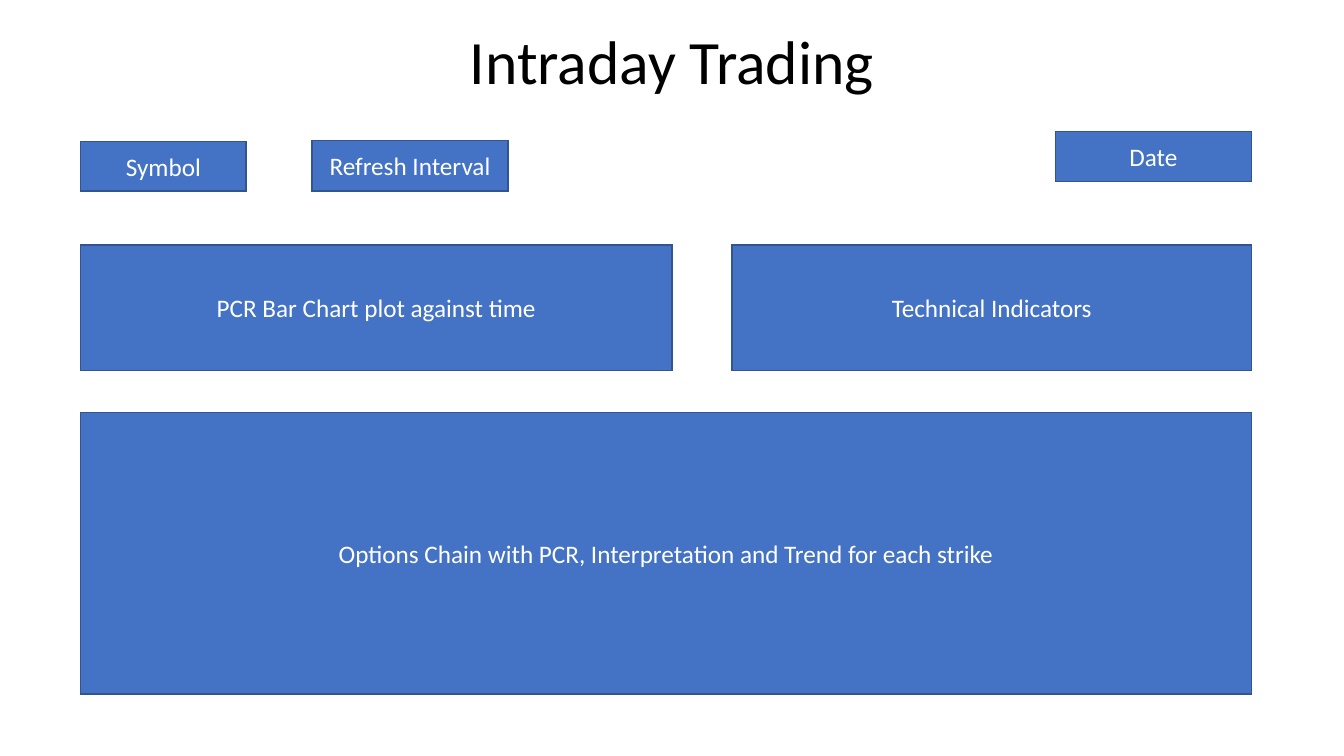
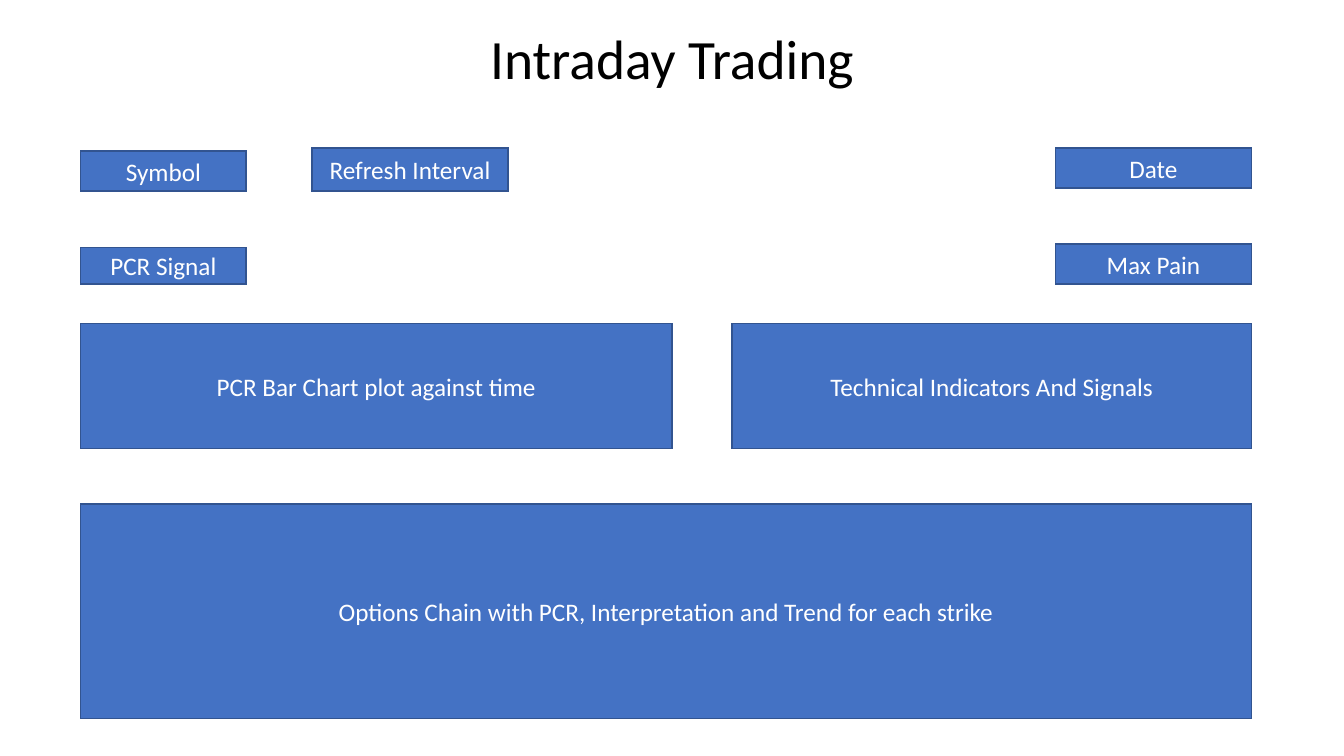
Before and after one commit to sunny88mittal/sunny, a slide deck: slide 2 of Analyst/dcouments/UI for stock trading.pptx. Drawn at 1344x756 pixels with LibreOffice and Linux fonts; fonts in the diff are those of the drawing. Boxes give left, top, right and bottom in pixels: in the first picture for what was removed or moved away, otherwise in the second. Text is boxed around its words. In the diff, an @@ line names an element or a change of style, - is before the commit and + after.

Commit message:
Minor Change

```diff
--- a/Analyst/dcouments/UI for stock trading.pptx
+++ b/Analyst/dcouments/UI for stock trading.pptx
@@ title "Intraday Trading": place and size @@
-title "Intraday Trading" at (470, 41, 874, 95)
+title "Intraday Trading" at (490, 40, 853, 89)
@@ title "Intraday Trading" at (490, 40, 853, 89): size 44 to 39.6 pt @@
@@ rectangle "Refresh Interval": place and size @@
-rectangle "Refresh Interval" at (312, 140, 508, 191)
+rectangle "Refresh Interval" at (312, 148, 508, 192)
@@ rectangle "Date": place and size @@
-rectangle "Date" at (1056, 132, 1252, 181)
+rectangle "Date" at (1056, 148, 1252, 189)
@@ rectangle "Symbol": place and size @@
-rectangle "Symbol" at (81, 141, 246, 191)
+rectangle "Symbol" at (81, 151, 246, 192)
@@ rectangle added at (81, 247, 246, 283), fill #4472C4, outline #325491 1 pt, 18 pt, text #FFFFFF @@
+PCR Signal
@@ rectangle added at (1056, 244, 1252, 284), fill #4472C4, outline #325491 1 pt, 18 pt, text #FFFFFF @@
+Max Pain
@@ rectangle "PCR Bar Chart plot against ...": place and size @@
-rectangle "PCR Bar Chart plot against ..." at (81, 245, 673, 370)
+rectangle "PCR Bar Chart plot against ..." at (81, 324, 673, 449)
@@ rectangle "Technical Indicators And Signals": place and size @@
-rectangle "Technical Indicators And Signals" at (732, 245, 1251, 370)
+rectangle "Technical Indicators And Signals" at (732, 324, 1251, 449)
@@ text in rectangle at (830, 378, 1153, 401): text changed @@
-Technical Indicators
+Technical Indicators And Signals
@@ rectangle "Options Chain with PCR, Interpretation ...": place and size @@
-rectangle "Options Chain with PCR, Interpretation ..." at (81, 412, 1252, 694)
+rectangle "Options Chain with PCR, Interpretation ..." at (81, 504, 1252, 719)
```
